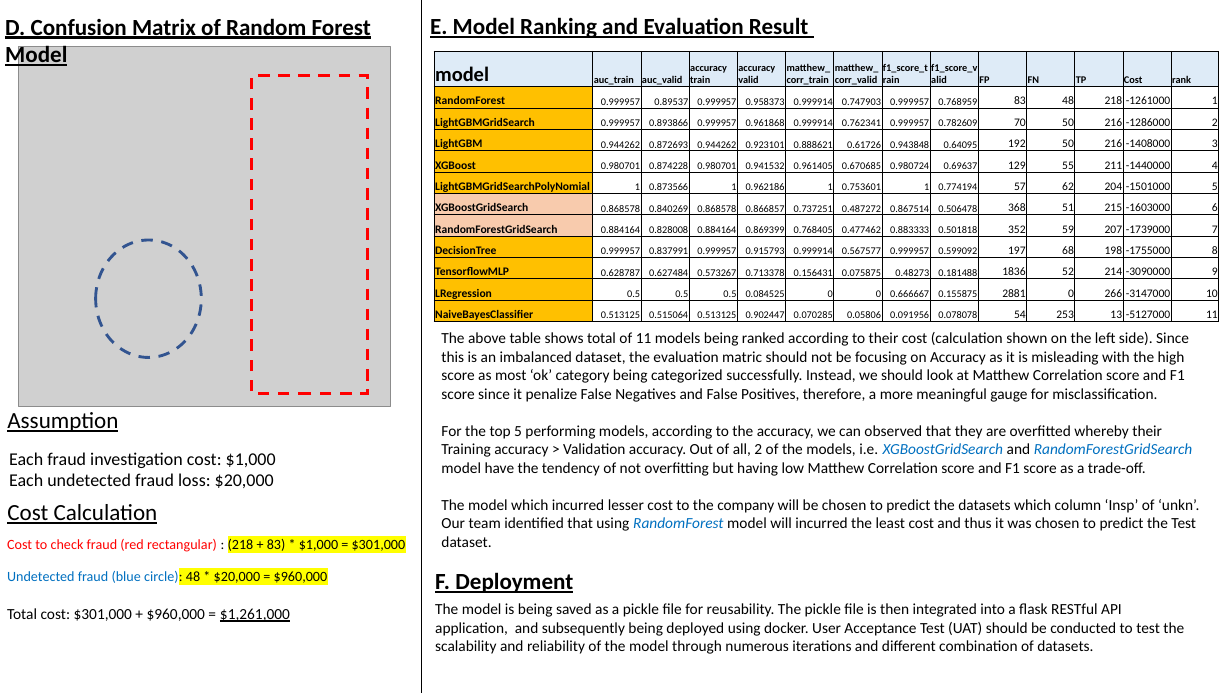
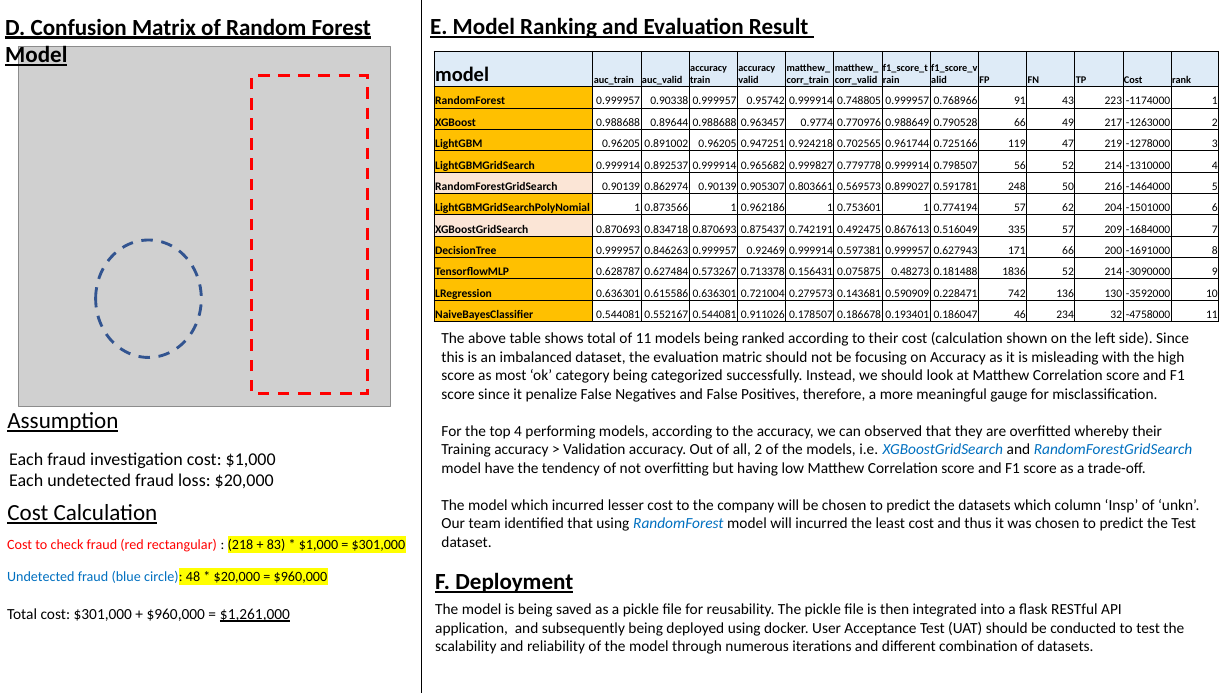
Before and after one commit to twlkenneth/EBAC_Sem2_CA1, a slide deck: slide 3 of consolidated_answers.pptx. Drawn at 1232x693 pixels with LibreOffice and Linux fonts; fonts in the diff are those of the drawing; grey boxes stand for pictures; background and template pictures are left out. Boxes give left, top, right and bottom in pixels: in the first picture for what was removed or moved away, otherwise in the second. Text is boxed around its words. In the diff, an @@ line names an element or a change of style, - is before the commit and + after.

```diff
--- a/consolidated_answers.pptx
+++ b/consolidated_answers.pptx
@@ table at [434, 52, 1217, 326] @@
-row 2: RandomForest | 0.999957 | 0.89537 | 0.999957 | 0.958373 | 0.999914 | 0.747903 | 0.999957 | 0.768959 | 83 | 48 | 218 | -1261000 | 1
+row 2: RandomForest | 0.999957 | 0.90338 | 0.999957 | 0.95742 | 0.999914 | 0.748805 | 0.999957 | 0.768966 | 91 | 43 | 223 | -1174000 | 1
-row 3: LightGBMGridSearch | 0.999957 | 0.893866 | 0.999957 | 0.961868 | 0.999914 | 0.762341 | 0.999957 | 0.782609 | 70 | 50 | 216 | -1286000 | 2
+row 3: XGBoost | 0.988688 | 0.89644 | 0.988688 | 0.963457 | 0.9774 | 0.770976 | 0.988649 | 0.790528 | 66 | 49 | 217 | -1263000 | 2
-row 4: LightGBM | 0.944262 | 0.872693 | 0.944262 | 0.923101 | 0.888621 | 0.61726 | 0.943848 | 0.64095 | 192 | 50 | 216 | -1408000 | 3
+row 4: LightGBM | 0.96205 | 0.891002 | 0.96205 | 0.947251 | 0.924218 | 0.702565 | 0.961744 | 0.725166 | 119 | 47 | 219 | -1278000 | 3
-row 5: XGBoost | 0.980701 | 0.874228 | 0.980701 | 0.941532 | 0.961405 | 0.670685 | 0.980724 | 0.69637 | 129 | 55 | 211 | -1440000 | 4
+row 5: LightGBMGridSearch | 0.999914 | 0.892537 | 0.999914 | 0.965682 | 0.999827 | 0.779778 | 0.999914 | 0.798507 | 56 | 52 | 214 | -1310000 | 4
-row 6: LightGBMGridSearchPolyNomial | 1 | 0.873566 | 1 | 0.962186 | 1 | 0.753601 | 1 | 0.774194 | 57 | 62 | 204 | -1501000 | 5
+row 6: RandomForestGridSearch | 0.90139 | 0.862974 | 0.90139 | 0.905307 | 0.803661 | 0.569573 | 0.899027 | 0.591781 | 248 | 50 | 216 | -1464000 | 5
-row 7: XGBoostGridSearch | 0.868578 | 0.840269 | 0.868578 | 0.866857 | 0.737251 | 0.487272 | 0.867514 | 0.506478 | 368 | 51 | 215 | -1603000 | 6
+row 7: LightGBMGridSearchPolyNomial | 1 | 0.873566 | 1 | 0.962186 | 1 | 0.753601 | 1 | 0.774194 | 57 | 62 | 204 | -1501000 | 6
-row 8: RandomForestGridSearch | 0.884164 | 0.828008 | 0.884164 | 0.869399 | 0.768405 | 0.477462 | 0.883333 | 0.501818 | 352 | 59 | 207 | -1739000 | 7
+row 8: XGBoostGridSearch | 0.870693 | 0.834718 | 0.870693 | 0.875437 | 0.742191 | 0.492475 | 0.867613 | 0.516049 | 335 | 57 | 209 | -1684000 | 7
-row 9: DecisionTree | 0.999957 | 0.837991 | 0.999957 | 0.915793 | 0.999914 | 0.567577 | 0.999957 | 0.599092 | 197 | 68 | 198 | -1755000 | 8
+row 9: DecisionTree | 0.999957 | 0.846263 | 0.999957 | 0.92469 | 0.999914 | 0.597381 | 0.999957 | 0.627943 | 171 | 66 | 200 | -1691000 | 8
-row 11: LRegression | 0.5 | 0.5 | 0.5 | 0.084525 | 0 | 0 | 0.666667 | 0.155875 | 2881 | 0 | 266 | -3147000 | 10
+row 11: LRegression | 0.636301 | 0.615586 | 0.636301 | 0.721004 | 0.279573 | 0.143681 | 0.590909 | 0.228471 | 742 | 136 | 130 | -3592000 | 10
-row 12: NaiveBayesClassifier | 0.513125 | 0.515064 | 0.513125 | 0.902447 | 0.070285 | 0.05806 | 0.091956 | 0.078078 | 54 | 253 | 13 | -5127000 | 11
+row 12: NaiveBayesClassifier | 0.544081 | 0.552167 | 0.544081 | 0.911026 | 0.178507 | 0.186678 | 0.193401 | 0.186047 | 46 | 234 | 32 | -4758000 | 11
@@ fill #FFC000 to #FBE5D6 in row 6, column 1 @@
@@ fill #F8CBAD to #FFC000 in row 7, column 1 @@
@@ fill #F8CBAD to #FBE5D6 in row 8, column 1 @@
@@ size 8 to 9 pt in "0.999957", "0.999957", "0.999914", "0.999957" and 12 more places @@
@@ text at [441, 425, 1193, 476]: text changed @@
-For the top 5 performing models, according to the accuracy, we can observed that they are overfitted whereby their Training accuracy > Validation accuracy. Out of all, 2 of the models, i.e. XGBoostGridSearch and RandomForestGridSearch model have the tendency of not overfitting but having low Matthew Correlation score and F1 score as a trade-off.
+For the top 4 performing models, according to the accuracy, we can observed that they are overfitted whereby their Training accuracy > Validation accuracy. Out of all, 2 of the models, i.e. XGBoostGridSearch and RandomForestGridSearch model have the tendency of not overfitting but having low Matthew Correlation score and F1 score as a trade-off.
```
Also in this commit, not shown: 2 other slides changed, 3 other files.
